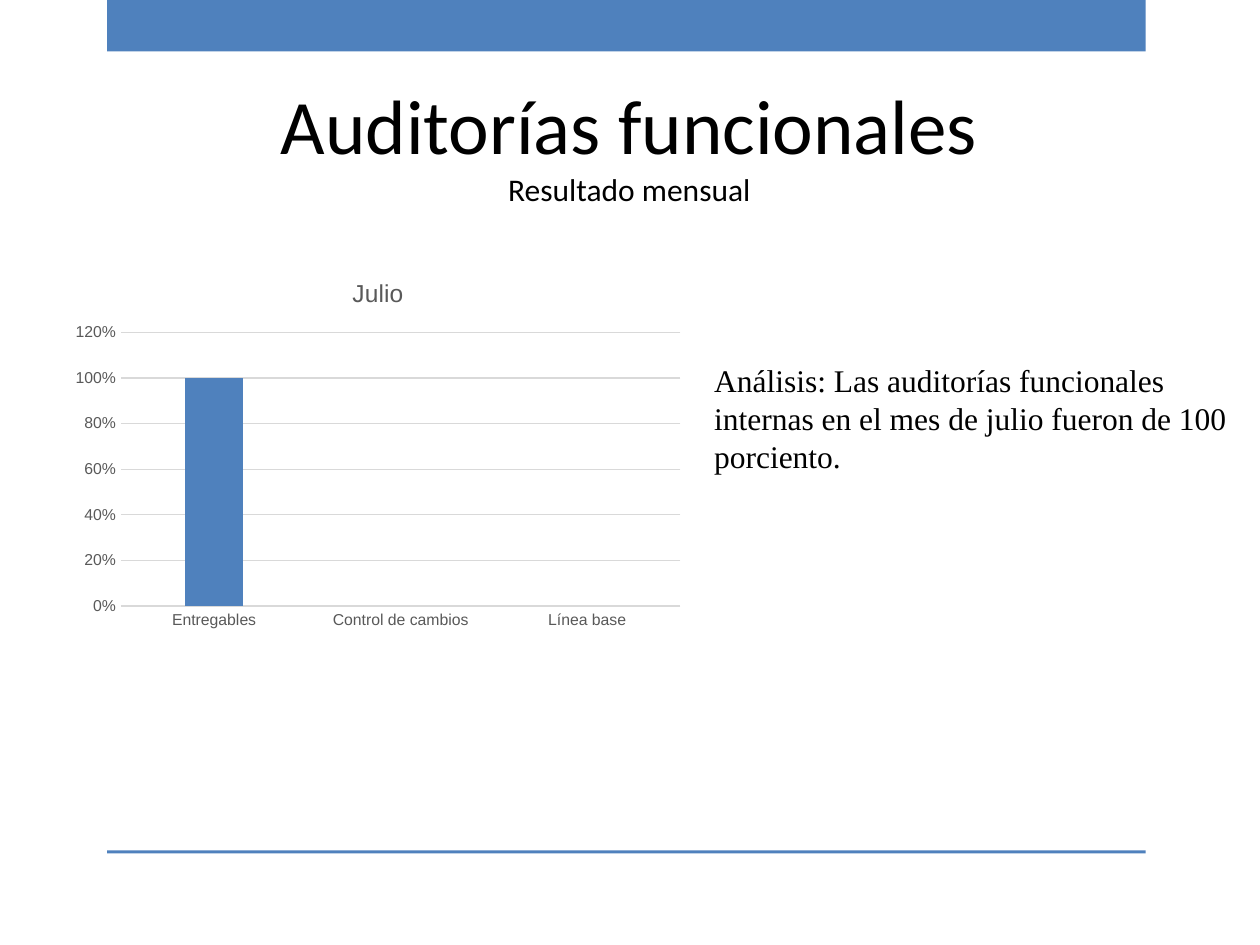
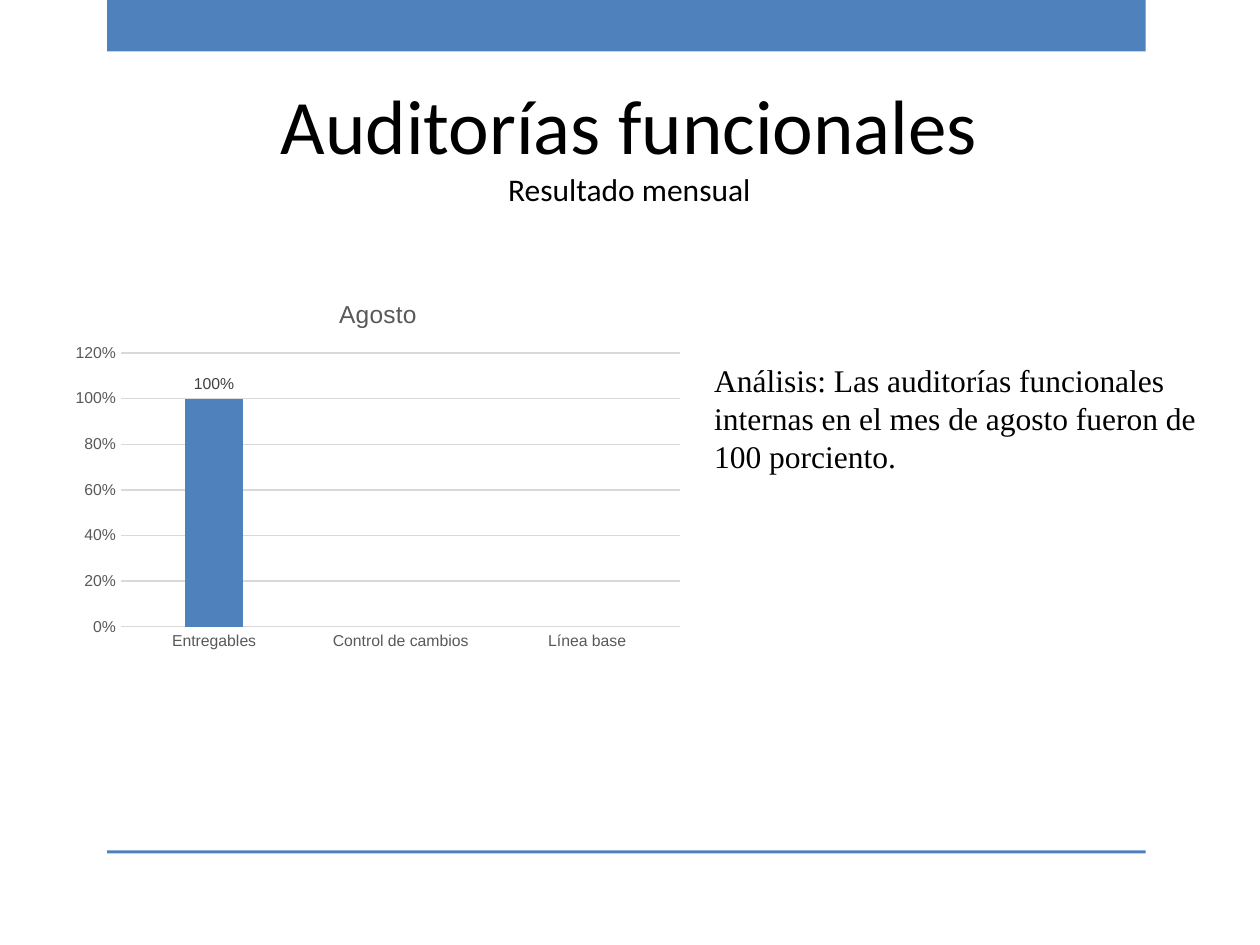
Before and after one commit to ricardo-novelasos/SOSQTP, a slide deck: slide 10 of Proyectos/2016/Métricas y monitoreo/Reporte_monitoreo_2016.pptx. Drawn at 1260x945 pixels with LibreOffice and Linux fonts; fonts in the diff are those of the drawing; background and template pictures are left out. Boxes give left, top, right and bottom in pixels: in the first picture for what was removed or moved away, otherwise in the second. Text is boxed around its words. In the diff, an @@ line names an element or a change of style, - is before the commit and + after.

Commit message:
Monitoreo Agosto, 2016

```diff
--- a/Proyectos/2016/Métricas y monitoreo/Reporte_monitoreo_2016.pptx
+++ b/Proyectos/2016/Métricas y monitoreo/Reporte_monitoreo_2016.pptx
@@ column chart at (x1=63, y1=280, x2=693, y2=658) @@
@@ title "Julio" to "Agosto" @@
-Julio: 1, -, -
+Agosto: 1, -, -
@@ data labels of Agosto added @@
@@ background changed @@
@@ column chart moved from (x1=63, y1=260, x2=693, y2=638) to (x1=63, y1=280, x2=693, y2=658) @@
@@ text at (x1=714, y1=370, x2=1196, y2=474): text changed @@
-Análisis: Las auditorías funcionales internas en el mes de julio fueron de 100 porciento.
+Análisis: Las auditorías funcionales internas en el mes de agosto fueron de 100 porciento.
```
Also in this commit, not shown: 20 other slides changed, 1 other file.
